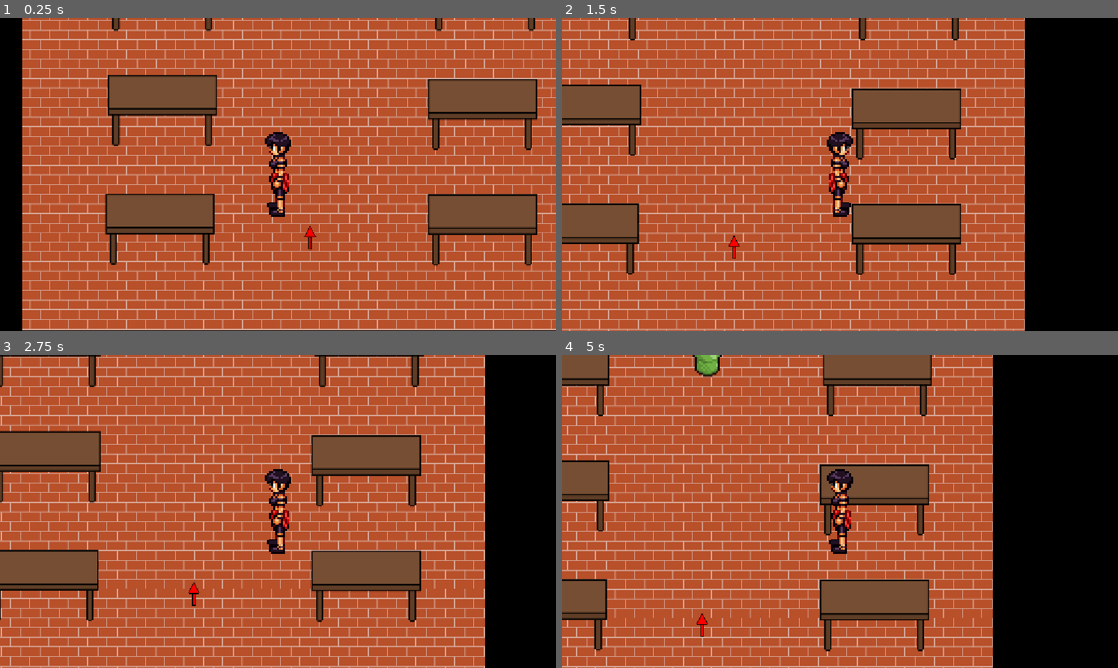
Above: before the commit, frames 1-4 (two rows, left to right).
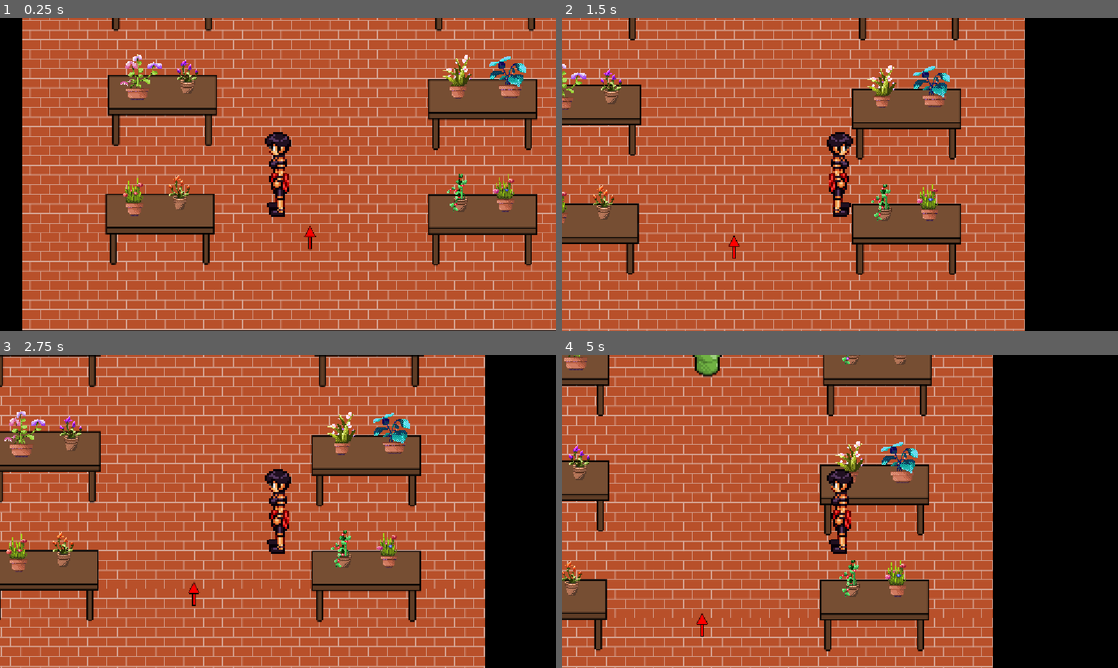
Above: after the commit, the same moments.

Repository: CISC204-S26/hw4-claralg-khardy
Game: Godot game, scene res://Scenes/Greenhouse.tscn
Two runs of this game, one before a commit and one after it. Both use one fixed random seed, a clock stepped at 60 frames per second and the inputs below. This scene is started directly instead of the project's main scene.
Inputs:
- Up to frame 1 (0.25 s): no input
- Up to frame 2 (1.5 s): tap Enter at 0.5 s; hold D (walk_right) from 0.53 s (still down); tap E (interact) at 0.6, 1.35 s; tap W (walk_up) at 0.77 s
- Up to frame 3 (2.75 s): tap W (walk_up) at 1.52 s; release D (walk_right) at 2.03 s; hold A (walk_left) from 2.03 s (still down); tap E (interact) at 2.1 s
- Up to frame 4 (5 s): release A (walk_left) at 2.78 s; hold D (walk_right) 2.78-4.28 s; tap E (interact) at 2.85, 3.6, 4.35 s; tap W (walk_up) at 3.02, 3.77, 4.52 s; hold A (walk_left) from 4.28 s (still down)

The runs differ from the first frame. In frame 1, 2.1% of the frame differs, in the area x 21-95%, y 11-64%; in frame 2, 1.7%; in frame 3, 2.1%, in the area x 0-74%, y 17-70%; in frame 4, 1.7%.

Commit message:
redid plants and collision boxes in greenhouse and living space

Diff:
--- a/emoh-enog/Scenes/Greenhouse.tscn
+++ b/emoh-enog/Scenes/Greenhouse.tscn
@@ -7,7 +7,24 @@
 [ext_resource type="PackedScene" uid="uid://dg6yt8jbjqcba" path="res://Scenes/player.tscn" id="4_4tkm1"]
 [ext_resource type="Texture2D" uid="uid://cvsvy74q52xkg" path="res://Assets/Sprites/EvilPlant.png" id="4_88u8o"]
 [ext_resource type="PackedScene" uid="uid://dg733nqa2uumq" path="res://Scenes/pointing_arrow.tscn" id="5_4tkm1"]
+[ext_resource type="Texture2D" uid="uid://cp88fakxv3qep" path="res://Assets/Sprites/plant assets karsiori/Flower Pot 1/Flower Pot 1 - RED.png" id="5_8xgxa"]
+[ext_resource type="Texture2D" uid="uid://boawqkfjkep34" path="res://Assets/Sprites/plant assets karsiori/Flower Pot 5/Flower Pot 5 - RED.png" id="6_dsseu"]
+[ext_resource type="Texture2D" uid="uid://b8kpwlpx6y0wc" path="res://Assets/Sprites/plant assets karsiori/Flower Pot 5/Flower Pot 5 - COLORFUL.png" id="7_8df8e"]
 [ext_resource type="Script" uid="uid://d2tjxyv607xvn" path="res://Scripts/interactable.gd" id="7_88u8o"]
+[ext_resource type="Texture2D" uid="uid://bscmky3wo4m1c" path="res://Assets/Sprites/plant assets karsiori/Flower Pot 2/Flower Pot 2 - PURPLE.png" id="8_ko7f4"]
+[ext_resource type="Texture2D" uid="uid://cfwd65exn40i8" path="res://Assets/Sprites/plant assets karsiori/Flower Pot 3/Flower Pot 3 - RED.png" id="9_gbaaa"]
+[ext_resource type="Texture2D" uid="uid://cxysi1np8sftw" path="res://Assets/Sprites/plant assets karsiori/Flower Pot 2/Flower Pot 2 - RED.png" id="10_3blx6"]
+[ext_resource type="Texture2D" uid="uid://km6cjss3q4vi" path="res://Assets/Sprites/plant assets karsiori/Flower Pot 6/Flower Pot 6 - PURPLE.png" id="11_j5thr"]
+[ext_resource type="Texture2D" uid="uid://bqhiifdnrt5cn" path="res://Assets/Sprites/plant assets karsiori/Flower Pot 7/Flower Pot 7 - COLORFUL.png" id="12_3483s"]
+[ext_resource type="Texture2D" uid="uid://jlsul7458dep" path="res://Assets/Sprites/plant assets karsiori/Flower Pot 4/Flower Pot 4 - COLORFUL.png" id="13_8i8lg"]
+[ext_resource type="Texture2D" uid="uid://drxiryue7gl6j" path="res://Assets/Sprites/plant assets karsiori/Flower Pot 1/Flower Pot 1 - BLUE.png" id="14_xw5l2"]
+[ext_resource type="Texture2D" uid="uid://bk6gg4fnl7llq" path="res://Assets/Sprites/plant assets karsiori/Flower Pot 6/Flower Pot 6 - RED.png" id="15_wm1mg"]
+[ext_resource type="Texture2D" uid="uid://cqs65th2t20mp" path="res://Assets/Sprites/plant assets karsiori/Flower Pot 3/Flower Pot 3 - COLORFUL.png" id="16_3ijhc"]
+
+[sub_resource type="RectangleShape2D" id="RectangleShape2D_dsseu"]
+size = Vector2(136, 208)
+
+[sub_resource type="RectangleShape2D" id="RectangleShape2D_8xgxa"]
 
 [sub_resource type="RectangleShape2D" id="RectangleShape2D_437td"]
 
@@ -240,6 +257,120 @@
 [node name="EvilPlant" type="Sprite2D" parent="Plants" unique_id=2117559764]
 position = Vector2(614, 0)
 texture = ExtResource("4_88u8o")
+
+[node name="Area2D" type="Area2D" parent="Plants/EvilPlant" unique_id=128584316]
+
+[node name="CollisionShape2D" type="CollisionShape2D" parent="Plants/EvilPlant/Area2D" unique_id=302260560]
+position = Vector2(-2, 16)
+shape = SubResource("RectangleShape2D_dsseu")
+
+[node name="plant1" type="Sprite2D" parent="Plants" unique_id=627305481]
+texture_filter = 1
+position = Vector2(240, 32)
+scale = Vector2(2, 2)
+texture = ExtResource("5_8xgxa")
+
+[node name="Area2D" type="Area2D" parent="Plants/plant1" unique_id=1677924251]
+
+[node name="CollisionShape2D" type="CollisionShape2D" parent="Plants/plant1/Area2D" unique_id=1313240834]
+scale = Vector2(2.5, 2.5)
+shape = SubResource("RectangleShape2D_8xgxa")
+
+[node name="plant2" type="Sprite2D" parent="Plants" unique_id=547484050]
+texture_filter = 1
+position = Vector2(344, 32)
+scale = Vector2(2, 2)
+texture = ExtResource("6_dsseu")
+
+[node name="plant3" type="Sprite2D" parent="Plants" unique_id=162039609]
+texture_filter = 1
+position = Vector2(248, 272)
+scale = Vector2(2, 2)
+texture = ExtResource("7_8df8e")
+
+[node name="plant4" type="Sprite2D" parent="Plants" unique_id=1577827425]
+texture_filter = 1
+position = Vector2(344, 272)
+scale = Vector2(2, 2)
+texture = ExtResource("8_ko7f4")
+
+[node name="Area2D" type="Area2D" parent="Plants/plant4" unique_id=511805864]
+
+[node name="CollisionShape2D" type="CollisionShape2D" parent="Plants/plant4/Area2D" unique_id=1732905991]
+scale = Vector2(2.5, 2.5)
+shape = SubResource("RectangleShape2D_8xgxa")
+
+[node name="plant5" type="Sprite2D" parent="Plants" unique_id=2140156240]
+texture_filter = 1
+position = Vector2(232, 520)
+scale = Vector2(2, 2)
+texture = ExtResource("9_gbaaa")
+
+[node name="Area2D" type="Area2D" parent="Plants/plant5" unique_id=1286356263]
+
+[node name="CollisionShape2D" type="CollisionShape2D" parent="Plants/plant5/Area2D" unique_id=1605320728]
+scale = Vector2(2.5, 2.5)
+shape = SubResource("RectangleShape2D_8xgxa")
+
+[node name="plant6" type="Sprite2D" parent="Plants" unique_id=1949201942]
+texture_filter = 1
+position = Vector2(328, 512)
+scale = Vector2(2, 2)
+texture = ExtResource("10_3blx6")
+
+[node name="plant7" type="Sprite2D" parent="Plants" unique_id=933737244]
+texture_filter = 1
+position = Vector2(904, 32)
+scale = Vector2(2, 2)
+texture = ExtResource("11_j5thr")
+
+[node name="plant8" type="Sprite2D" parent="Plants" unique_id=686777634]
+texture_filter = 1
+position = Vector2(1008, 40)
+scale = Vector2(2, 2)
+texture = ExtResource("12_3483s")
+
+[node name="Area2D" type="Area2D" parent="Plants/plant8" unique_id=29313799]
+
+[node name="CollisionShape2D" type="CollisionShape2D" parent="Plants/plant8/Area2D" unique_id=1037230110]
+scale = Vector2(2.5, 2.5)
+shape = SubResource("RectangleShape2D_8xgxa")
+
+[node name="plant9" type="Sprite2D" parent="Plants" unique_id=627642471]
+texture_filter = 1
+position = Vector2(904, 272)
+scale = Vector2(2, 2)
+texture = ExtResource("13_8i8lg")
+
+[node name="Area2D" type="Area2D" parent="Plants/plant9" unique_id=1145039400]
+
+[node name="CollisionShape2D" type="CollisionShape2D" parent="Plants/plant9/Area2D" unique_id=311232839]
+scale = Vector2(2.5, 2.5)
+shape = SubResource("RectangleShape2D_8xgxa")
+
+[node name="plant10" type="Sprite2D" parent="Plants" unique_id=712116337]
+texture_filter = 1
+position = Vector2(1008, 272)
+scale = Vector2(2, 2)
+texture = ExtResource("14_xw5l2")
+
+[node name="plant11" type="Sprite2D" parent="Plants" unique_id=323166988]
+texture_filter = 1
+position = Vector2(904, 512)
+scale = Vector2(2, 2)
+texture = ExtResource("15_wm1mg")
+
+[node name="plant12" type="Sprite2D" parent="Plants" unique_id=1863305372]
+texture_filter = 1
+position = Vector2(1000, 512)
+scale = Vector2(2, 2)
+texture = ExtResource("16_3ijhc")
+
+[node name="Area2D" type="Area2D" parent="Plants/plant12" unique_id=721847228]
+
+[node name="CollisionShape2D" type="CollisionShape2D" parent="Plants/plant12/Area2D" unique_id=1515878764]
+scale = Vector2(2.5, 2.5)
+shape = SubResource("RectangleShape2D_8xgxa")
 
 [node name="InvisibleWalls" type="Node" parent="." unique_id=91601308]
 
--- a/emoh-enog/Scenes/living_space.tscn
+++ b/emoh-enog/Scenes/living_space.tscn
@@ -16,6 +16,19 @@
 [ext_resource type="Texture2D" uid="uid://b4fw3huy0t67g" path="res://Assets/Sprites/icon.svg" id="13_12vfs"]
 [ext_resource type="PackedScene" uid="uid://dg6yt8jbjqcba" path="res://Scenes/player.tscn" id="14_pyms1"]
 
+[sub_resource type="RectangleShape2D" id="RectangleShape2D_bv5ku"]
+size = Vector2(67.46994, 221.68678)
+
+[sub_resource type="RectangleShape2D" id="RectangleShape2D_bymhj"]
+size = Vector2(60.11561, 110.982666)
+
+[sub_resource type="CapsuleShape2D" id="CapsuleShape2D_1t30t"]
+radius = 13.279129
+height = 82.92683
+
+[sub_resource type="RectangleShape2D" id="RectangleShape2D_ksogy"]
+size = Vector2(149.15253, 338.98306)
+
 [node name="Living space" type="Node2D" unique_id=267068913]
 
 [node name="Walls" type="Node" parent="." unique_id=2273325]
@@ -153,16 +166,36 @@
 scale = Vector2(1.66, 1.66)
 texture = ExtResource("6_313kx")
 
+[node name="Area2D" type="Area2D" parent="Furniture/Lamp" unique_id=226113239]
+
+[node name="CollisionShape2D" type="CollisionShape2D" parent="Furniture/Lamp/Area2D" unique_id=1863260429]
+position = Vector2(0, 62.048187)
+scale = Vector2(0.99999976, 0.99999976)
+shape = SubResource("RectangleShape2D_bv5ku")
+
 [node name="Bookshelf" type="Sprite2D" parent="Furniture" unique_id=449024628]
 position = Vector2(789, -114)
 scale = Vector2(3.46, 3.46)
 texture = ExtResource("7_pyms1")
 
+[node name="Area2D" type="Area2D" parent="Furniture/Bookshelf" unique_id=719492602]
+
+[node name="CollisionShape2D" type="CollisionShape2D" parent="Furniture/Bookshelf/Area2D" unique_id=1059476970]
+position = Vector2(0.8670502, 5.2023125)
+shape = SubResource("RectangleShape2D_bymhj")
+
 [node name="Rug" type="Sprite2D" parent="Furniture" unique_id=564591886]
 position = Vector2(385, 223)
 scale = Vector2(3.69, 3.69)
 texture = ExtResource("8_bv5ku")
 
+[node name="Area2D" type="Area2D" parent="Furniture/Rug" unique_id=1752632915]
+
+[node name="CollisionShape2D" type="CollisionShape2D" parent="Furniture/Rug/Area2D" unique_id=1042391496]
+position = Vector2(-2.4390244, -4.0650406)
+rotation = 1.5707964
+shape = SubResource("CapsuleShape2D_1t30t")
+
 [node name="Pictures" type="Node" parent="." unique_id=700238335]
 
 [node name="Frame1" type="Sprite2D" parent="Pictures" unique_id=1693629438]
@@ -194,6 +227,12 @@
 show_behind_parent = true
 scale = Vector2(0.77, 0.77)
 texture = ExtResource("12_1t30t")
+
+[node name="Area2D" type="Area2D" parent="Pictures/Frame3" unique_id=1731459331]
+
+[node name="CollisionShape2D" type="CollisionShape2D" parent="Pictures/Frame3/Area2D" unique_id=938061407]
+position = Vector2(1.6949158, 122.88136)
+shape = SubResource("RectangleShape2D_ksogy")
 
 [node name="Frame4" type="Sprite2D" parent="Pictures" unique_id=616492226]
 position = Vector2(384, -252)
